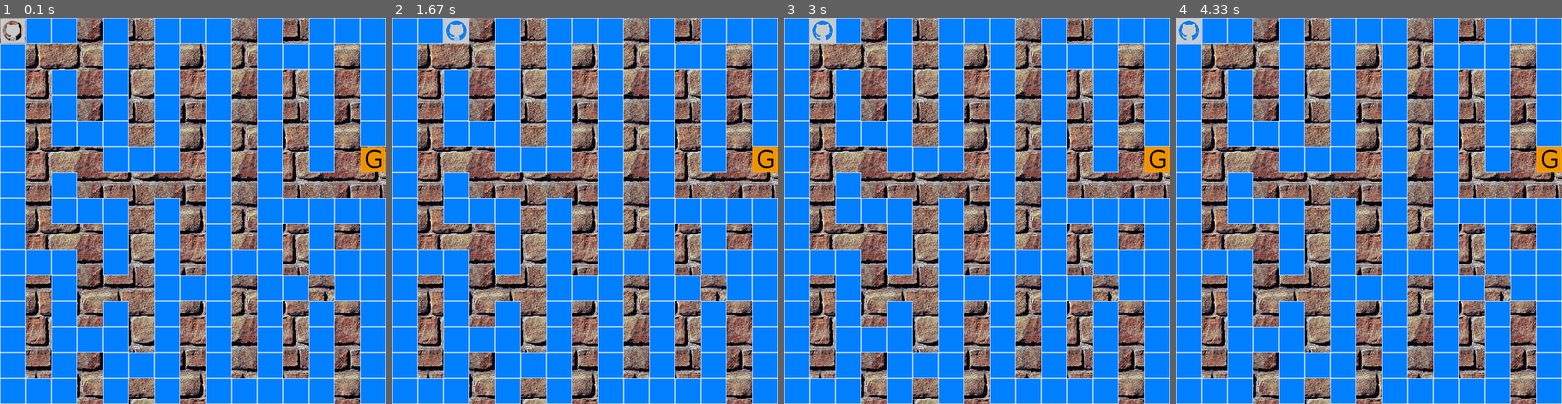
Above: before the commit, frames 1-4 (left to right).
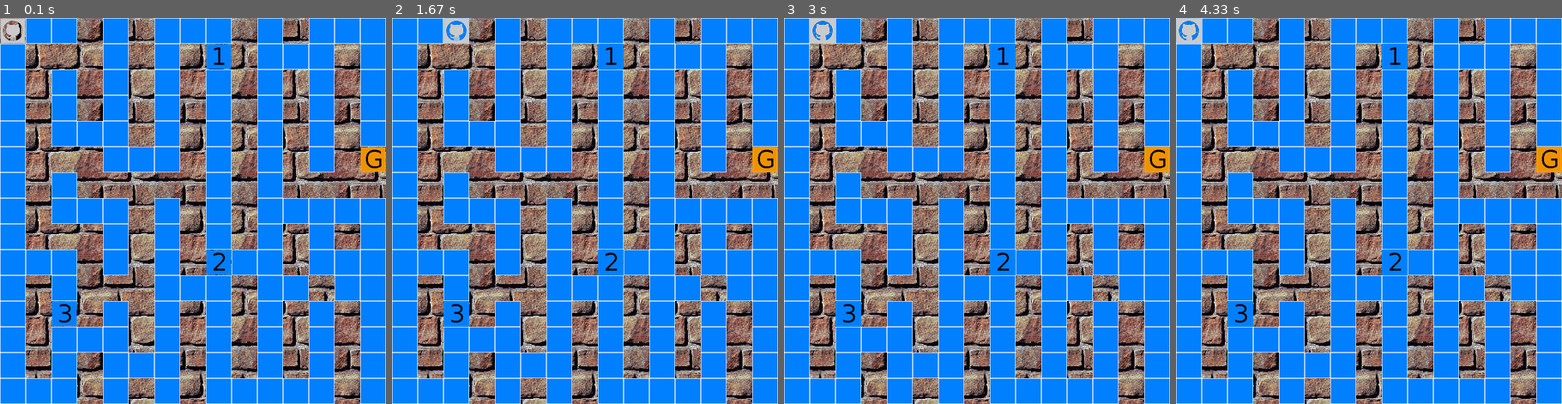
Above: after the commit, the same moments.

Repository: freezed/ocp3
Game: pygame game, started from main.py
The game is run twice, just before and just after one commit, with the same random seed, the same clock (stepped at 60 frames per second) and the same inputs.
Inputs:
- Up to frame 1 (0.1 s): no input
- Up to frame 2 (1.67 s): hold Right 0.33-0.8 s; hold Up 0.83-1.13 s; hold Right from 1.17 s (still down)
- Up to frame 3 (3 s): release Right at 1.72 s; hold Left 1.75-2.42 s; hold Down from 2.45 s (still down)
- Up to frame 4 (4.33 s): release Down at 3.27 s; hold Left 3.3-4.22 s; hold Up from 4.25 s (still down)

The runs differ from the first frame. In frame 1, 0.4% of the frame differs, in the area x 13-60%, y 6-80%; in frame 2, 0.4%; in frame 3, 0.4%; in frame 4, 0.4%.

Commit message:
Places collectables items on the map
… but collectable are uncrossable as walls: BUG
Begin to use a list of dicts to store all elements informations in
the same place
FIXME walk over collectables items
FIXME generalise the use of the list of dicts

Diff:
--- a/main.py
+++ b/main.py
@@ -24,7 +24,10 @@
     'wall': 'img/transp-30.png',
     'exit': 'img/g-orange-transp-30.png',
     'plyr': 'img/player-30.png',
-    'void': 'img/blue-white-30.png'
+    'void': 'img/blue-white-30.png',
+    'tube': 'img/1-blue-transp-30.png',
+    'needle': 'img/2-blue-transp-30.png',
+    'ether': 'img/3-blue-transp-30.png',
 }
 BACKGROUND_IMG = 'img/brick-800.png'
 UNKNOWN_TILE = 'img/unknown-30.png'
--- a/map.py
+++ b/map.py
@@ -6,11 +6,23 @@
 This file is part of [_ocp3_ project](https://github.com/freezed/ocp3)
 """
 import os
+import random
 
 # CONFIGURATION
 
 # Error message
 ERR_MAP = "ERR_MAP: «{}»"
+
+ELEMENT_LIST = [
+    {'symbol': 'n', 'name': 'needle', 'cross': True, 'ressurect': False, 'collect': True, 'tile': 'img/3-blue-transp-30.png'},
+    {'symbol': 't', 'name': 'tube', 'cross': True, 'ressurect': False, 'collect': True, 'tile': 'img/1-blue-transp-30.png'},
+    {'symbol': 'e', 'name': 'ether', 'cross': True, 'ressurect': False, 'collect': True, 'tile': 'img/2-blue-transp-30.png'},
+    {'symbol': 'E', 'name': 'exit', 'cross': True, 'ressurect': False, 'collect': False, 'tile': 'd'},
+    {'symbol': ' ', 'name': 'void', 'cross': True, 'ressurect': True, 'collect': False, 'tile': 'e'},
+    {'symbol': '.', 'name': 'wall', 'cross': False, 'ressurect': False, 'collect': False, 'tile': 'f'},
+    {'symbol': 'X', 'name': 'player', 'cross': False, 'ressurect': False, 'collect': False, 'tile': 'g'},
+    {'symbol': '\n', 'name': 'nlin', 'cross': False, 'ressurect': False, 'collect': False, 'tile': 'h'},
+]
 
 MAZE_SIZE = 15
 
@@ -18,6 +30,9 @@
                  'exit': 'E',
                  'plyr': 'X',
                  'nlin': '\n',
+                 'needle': 'n',
+                 'tube': 't',
+                 'ether': 'e',
                  'void': ' '}
 
 # Issue possible d'un mouvement, garder le OK toujours en fin de liste
@@ -85,6 +100,12 @@
                 # Element under player at start
                 self._element_under_player = MAZE_ELEMENTS['void']
 
+                # Place collectables on the map
+                void_symbol = [element['symbol'] for element in ELEMENT_LIST if element['name'] == 'void'][0]
+                collectables = (element['symbol'] for element in ELEMENT_LIST if element['collect'] == True)
+                for symbol_to_place in collectables:
+                    position = random.choice([idx for (idx, value) in enumerate(self._map_in_a_string) if value == void_symbol])
+                    self.place_element(symbol_to_place, pos=position)
 
                 self.status = True
                 self.status_message = MSG_START_GAME
Not shown, changed: README.md
